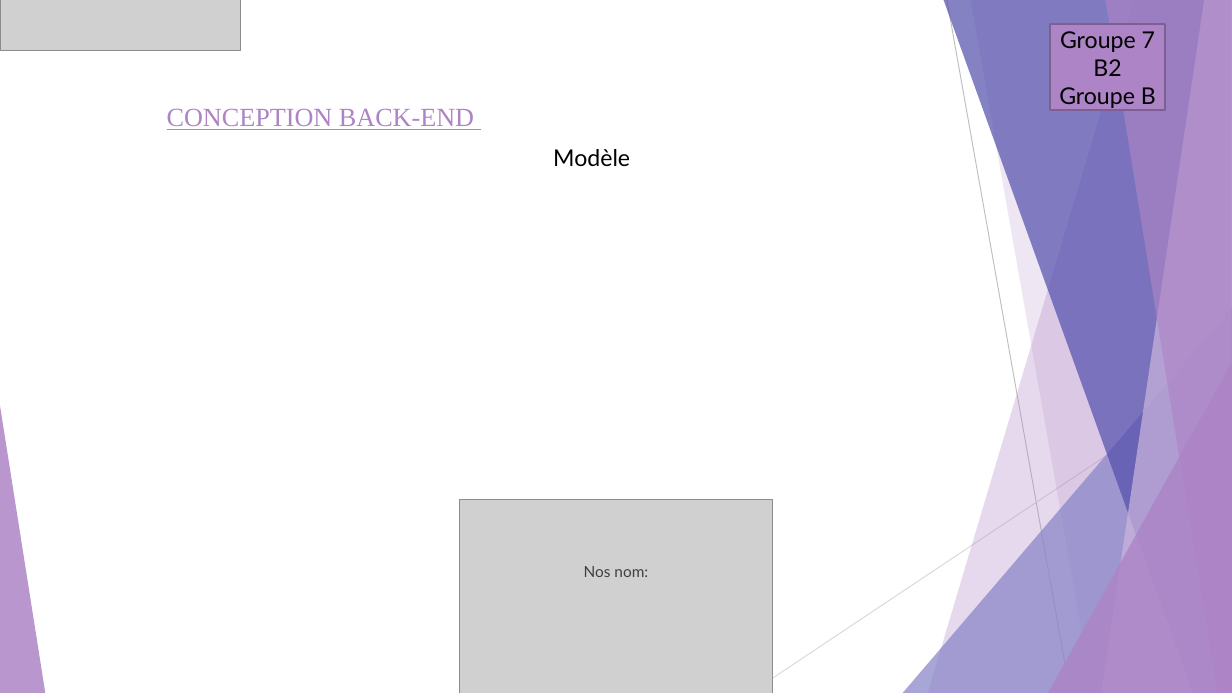
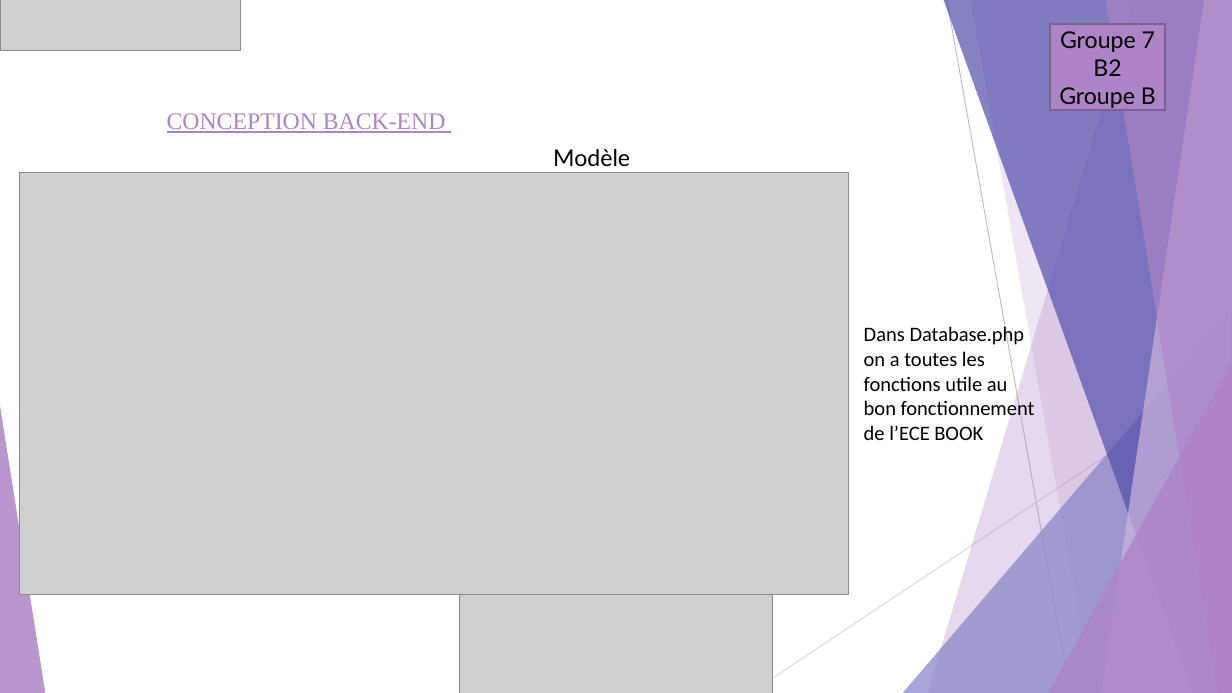
Before and after one commit to Ntumba21/tech1, a slide deck: slide 4 of doc/slide PROJET TECHNOLOGIQUE.odp. Drawn at 1232x693 pixels with LibreOffice and Linux fonts; fonts in the diff are those of the drawing; grey boxes stand for pictures. Boxes give left, top, right and bottom in pixels: in the first picture for what was removed or moved away, otherwise in the second. Text is boxed around its words. In the diff, an @@ line names an element or a change of style, - is before the commit and + after.

```diff
--- a/doc/slide PROJET TECHNOLOGIQUE.odp
+++ b/doc/slide PROJET TECHNOLOGIQUE.odp
@@ title "CONCEPTION BACK-END" at [167,113,446,133]: size 20.4 to 18.5 pt; line spacing 0.8 to 0.9 @@
@@ picture added at [19,173,849,595] @@
@@ text added at [864,324,1035,440], 16 pt, text #000000 @@
+Dans Database.php on a toutes les fonctions utile au bon fonctionnement de l’ECE BOOK
@@ text removed at [584,566,648,577] @@
-Nos nom:
```
Also in this commit, not shown: 9 other slides changed, 1 slide added, 1 other file.
